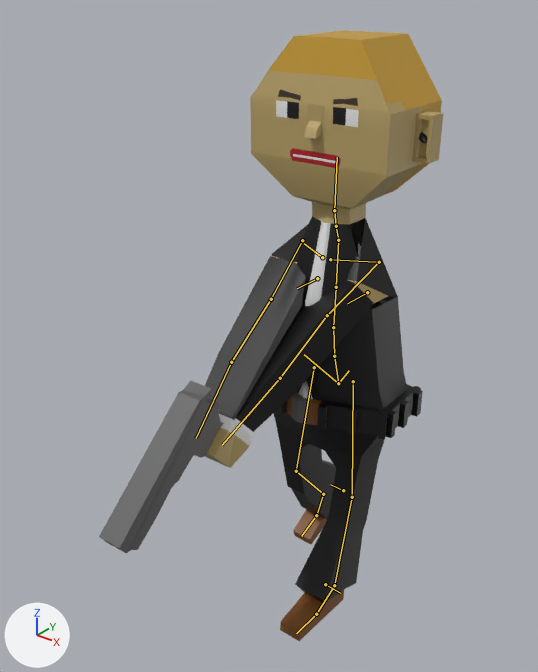
What one commit did to the Blender file CIA.blend.
Both versions are drawn from a 50 mm camera at (2.2, -3.37, 3.78) aimed at (-0.1, -0.49, 1.99). Every picture has the same lights, and +X, +Y and +Z are marked at lower left. Both versions are drawn at frame 21 of the action 'walk'; the numbers are the values there. The bones that bend it are drawn over the model as lines.

The first picture shows 'Cube', 'Gun'.
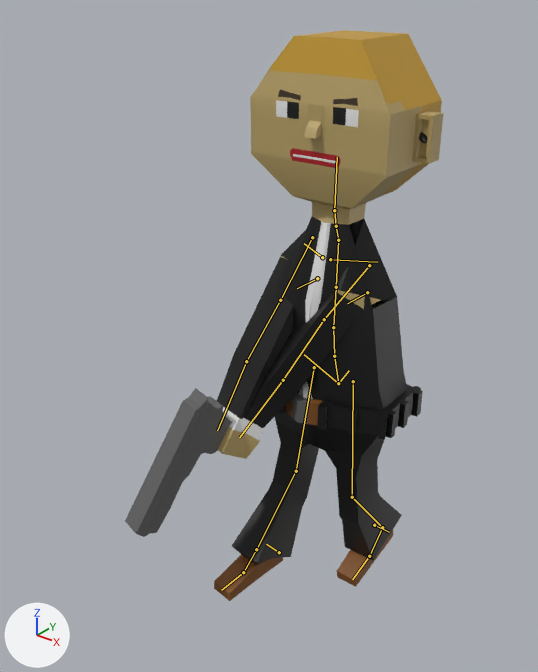
The change, as a list of edits to the scene's bpy script:
```text
Change bone_upper_arm_l:
    where bone_upper_arm_l = bpy.data.objects['metarig'].pose.bones['upper_arm.L']  # child of 'shoulder.L'
    bone_upper_arm_l.location: (0.0, 0.0, 0.001) -> (-0.009, -0.008, 0.081)
    bone_upper_arm_l.rotation_quaternion: (0.472, 0.818, 0.324, -0.051) -> (0.292, 0.856, 0.415, -0.095)  # degrees (127, 23, 32) -> degrees (153, 24, 46)
Change bone_upper_arm_r:
    where bone_upper_arm_r = bpy.data.objects['metarig'].pose.bones['upper_arm.R']  # child of 'shoulder.R'
    bone_upper_arm_r.location: (0.0, 0.0, -0.001) -> (-0.008, -0.014, -0.081)
    bone_upper_arm_r.rotation_quaternion: (0.645, 0.712, -0.231, 0.156) -> (0.694, 0.589, -0.267, 0.316)  # degrees (98, -31, -9) -> degrees (76, -48, 11)
Change bone_shin_l:
    where bone_shin_l = bpy.data.objects['metarig'].pose.bones['shin.L']  # child of 'thigh.L'
    bone_shin_l.rotation_quaternion: (0.97, -0.242, -0.016, 0.011) -> (0.963, 0.27, 0.018, -0.013)  # degrees (-28, -2, 2) -> degrees (31, 2, -1)
Change bone_foot_l:
    where bone_foot_l = bpy.data.objects['metarig'].pose.bones['foot.L']  # child of 'shin.L'
    bone_foot_l.rotation_quaternion: (0.978, 0.21, 0.0, 0.0) -> (0.989, -0.149, 0.0, 0.0)  # degrees (24, 0, 0) -> degrees (-17, 0, 0)
Change bone_shin_r:
    where bone_shin_r = bpy.data.objects['metarig'].pose.bones['shin.R']  # child of 'thigh.R'
    bone_shin_r.rotation_quaternion: (0.926, 0.376, -0.015, 0.035) -> (0.939, -0.342, 0.013, -0.032)  # degrees (44, -3, 3) -> degrees (-40, 0, -4)
Change bone_foot_r:
    where bone_foot_r = bpy.data.objects['metarig'].pose.bones['foot.R']  # child of 'shin.R'
    bone_foot_r.rotation_quaternion: (0.979, -0.205, 0.0, 0.0) -> (0.924, 0.379, 0.003, 0.048)  # degrees (-24, 0, 0) -> degrees (45, -2, 5)
```

Where the change shows, as pixel boxes (x1, y1, x2, y2) in the pictures (538 x 672 px):
'Cube', posed (7% shorter): before (205, 30, 443, 641); after (214, 30, 443, 601)
'Gun', posed: before (99, 381, 224, 554); after (125, 388, 232, 537)
bone 'upper_arm.L', root to tip: before (379, 262) to (327, 315); after (369, 265) to (324, 319)
bone 'upper_arm.R', root to tip: before (302, 240) to (271, 299); after (312, 237) to (280, 300)
bone 'shin.L', root to tip: before (352, 497) to (334, 585); after (352, 497) to (382, 527)
bone 'foot.L', root to tip: before (334, 585) to (316, 614); after (382, 527) to (369, 556)
bone 'shin.R', root to tip: before (296, 471) to (323, 494); after (296, 471) to (256, 549)
bone 'foot.R', root to tip: before (323, 494) to (316, 515); after (256, 549) to (243, 572)
